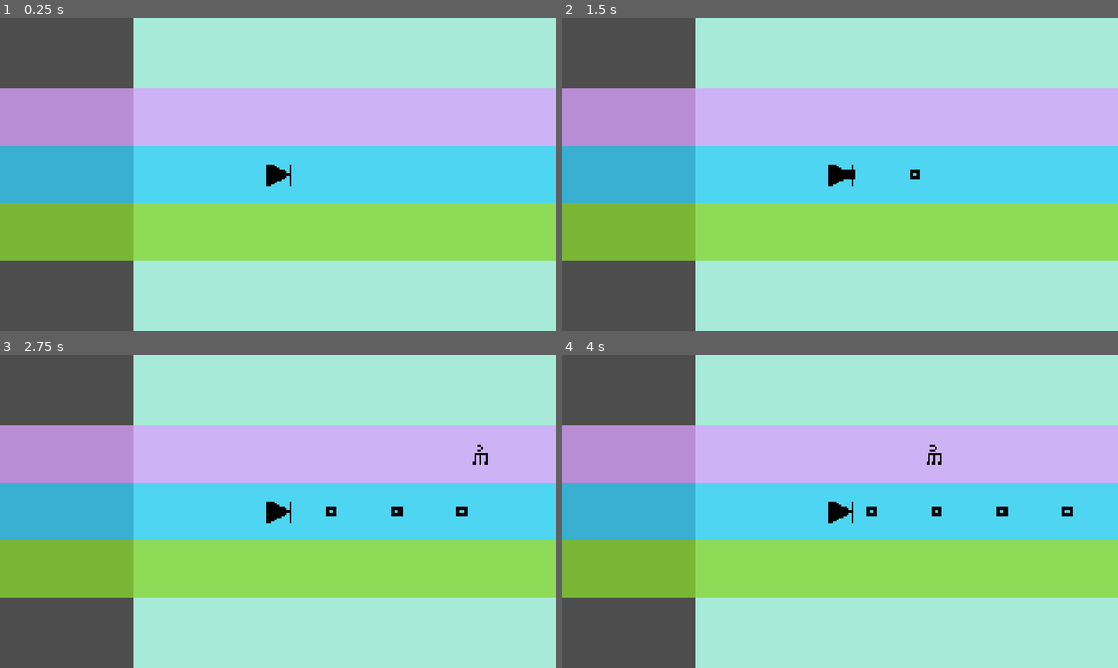
Above: before the commit, frames 1-4 (two rows, left to right).
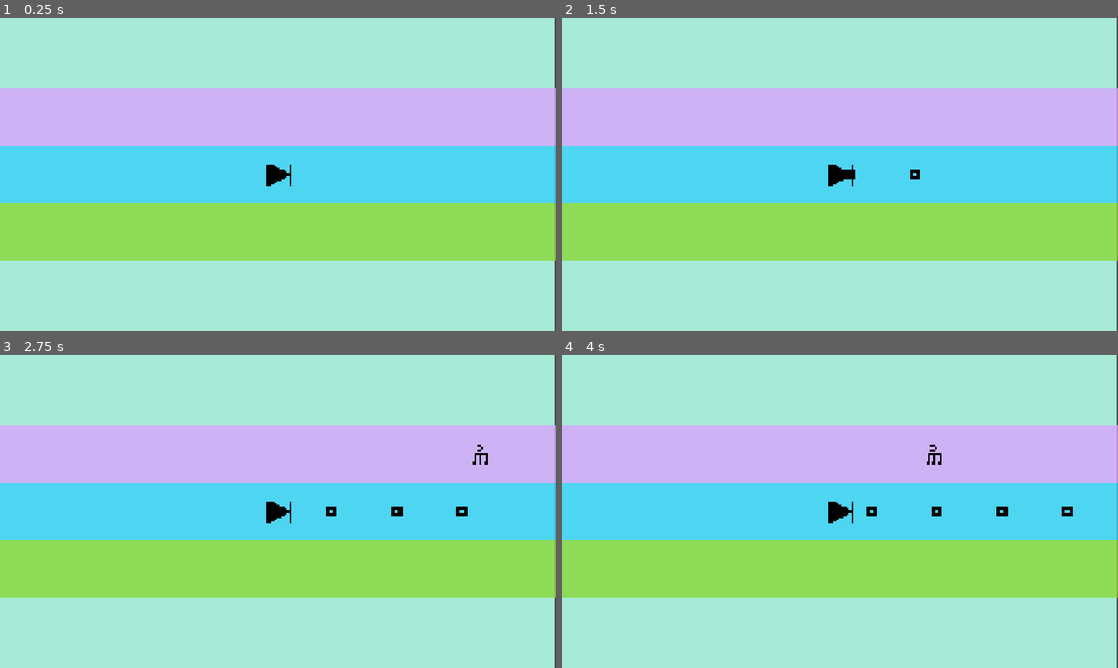
Above: after the commit, the same moments.

Repository: chorwat2137/haven-2026
Game: Godot game, scene res://scenes/main.tscn
The game is run twice, just before and just after one commit, with the same random seed, the same clock (stepped at 60 frames per second) and the same inputs. This scene is started directly instead of the project's main scene.
Inputs:
- Up to frame 1 (0.25 s): no input
- Up to frame 2 (1.5 s): tap Enter (ui_accept) at 0.5, 0.77 s; hold Right (ui_right) from 0.53 s (still down); tap Space (shoot) at 0.6, 1.35 s
- Up to frame 3 (2.75 s): tap Enter (ui_accept) at 1.52 s; release Right (ui_right) at 2.03 s; hold Left (ui_left) from 2.03 s (still down); tap Space (shoot) at 2.1 s
- Up to frame 4 (4 s): release Left (ui_left) at 2.78 s; hold Right (ui_right) from 2.78 s (still down); tap Space (shoot) at 2.85, 3.6 s; tap Enter (ui_accept) at 3.02, 3.77 s

The runs differ from the first frame. In frame 1, 24% of the frame differs, in the area x 0-100%, y 0-100%; in frame 2, 24%; in frame 3, 24%; in frame 4, 24%.

Commit message:
Automatic sync

Diff:
--- a/scenes/main.tscn
+++ b/scenes/main.tscn
@@ -38,9 +38,9 @@
 
 [node name="Spectrum" parent="Player" unique_id=137574055 instance=ExtResource("3_sugp2")]
 z_index = -1
-offset_left = -500.0
+offset_left = -965.0
 offset_top = -540.0
-offset_right = 1420.0
+offset_right = 955.0
 offset_bottom = 540.0
 
 [node name="Camera2D2" type="Camera2D" parent="Player" unique_id=2011008339]
